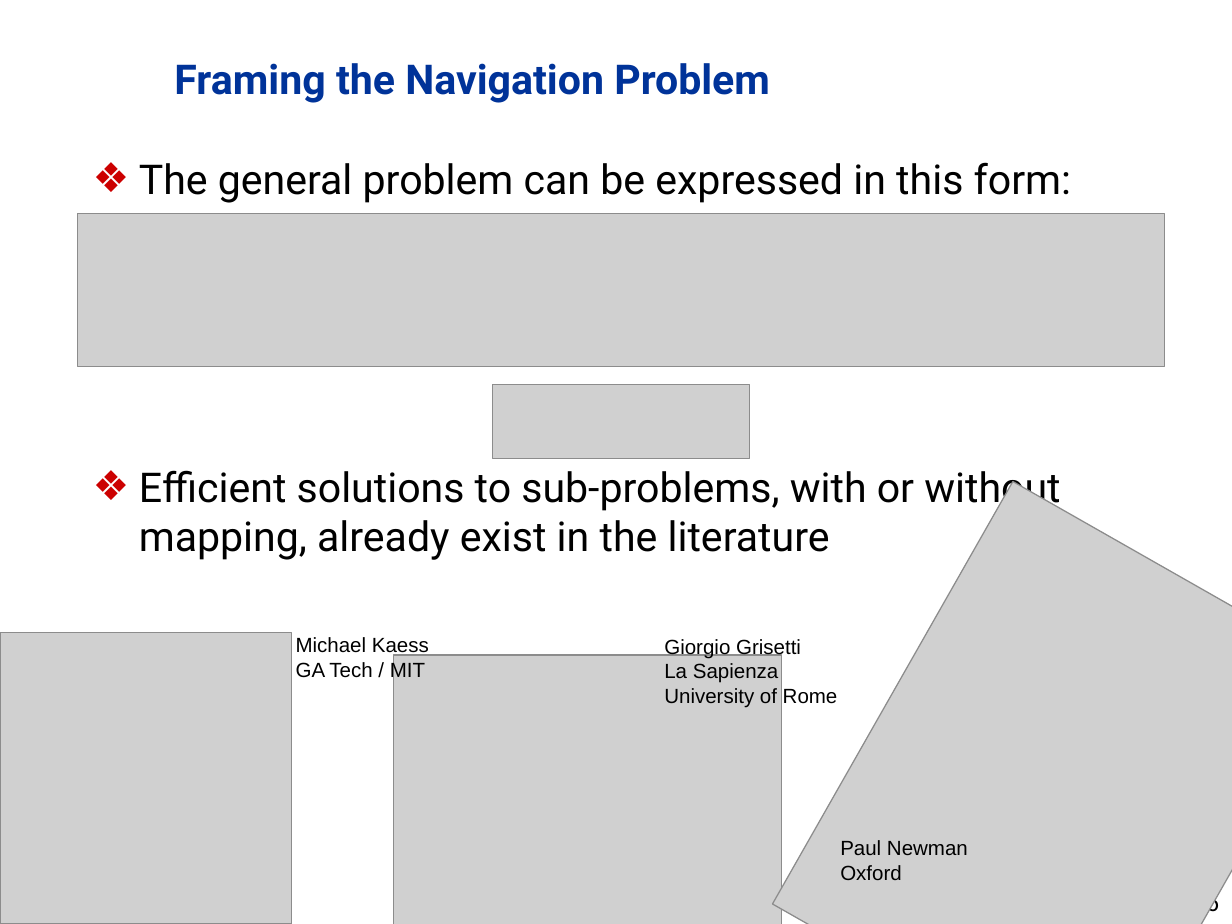
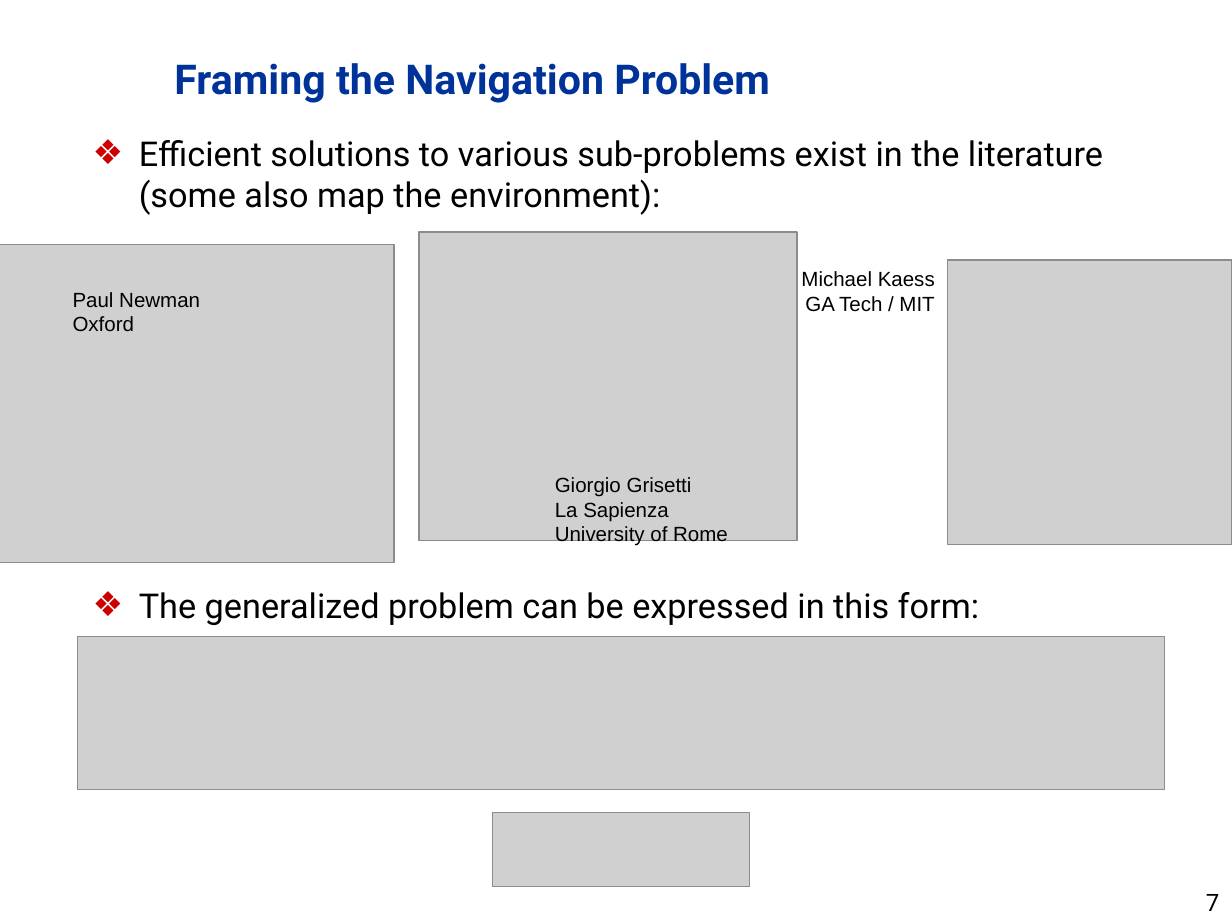
Before and after one commit to dddvision/functionalnavigation, a slide deck: slide 7 of docs/JNC2011/presentation.pptx (slide 6 before the commit). Drawn at 1232x924 pixels with LibreOffice and Linux fonts; fonts in the diff are those of the drawing; grey boxes stand for pictures; background and template pictures are left out. Boxes give left, top, right and bottom in pixels: in the first picture for what was removed or moved away, otherwise in the second. Text is boxed around its words. In the diff, an @@ line names an element or a change of style, - is before the commit and + after.

```diff
--- a/docs/JNC2011/presentation.pptx
+++ b/docs/JNC2011/presentation.pptx
@@ text at (139,140,1103,625): text changed; size 24 to 20 pt @@
-❖ The general problem can be expressed in this form:
-❖ Efficient solutions to sub-problems, with or without mapping, already exist in the literature
+❖ Efficient solutions to various sub-problems exist in the literature (some also map the environment):
+❖ The generalized problem can be expressed in this form:
@@ picture removed at (78,213,1164,366) @@
@@ picture: place and size @@
-picture at (393,655,781,924)
+picture at (419,232,797,541)
@@ picture at (0,245,394,563): rotation 299 to 0 degrees @@
@@ text "Michael Kaess": place and size @@
-text "Michael Kaess" at (296,637,429,682)
+text "Michael Kaess" at (801,271,935,312)
@@ text "Michael Kaess" at (801,271,935,312): alignment left to right @@
@@ picture: place and size @@
-picture at (0,633,291,924)
+picture at (947,260,1232,545)
@@ text "Paul Newman": place and size @@
-text "Paul Newman" at (840,840,968,880)
+text "Paul Newman" at (73,292,200,331)
@@ picture removed at (493,384,749,458) @@
@@ text "Giorgio Grisetti": place and size @@
-text "Giorgio Grisetti" at (664,638,838,708)
+text "Giorgio Grisetti" at (555,477,728,546)
@@ picture added at (78,637,1164,790) @@
@@ picture added at (493,812,749,886) @@
@@ page number at (1206,894,1219,911): text changed @@
-6
+7
```
Also in this commit, not shown: 13 other slides changed, 2 slides added, 4 slides removed.
